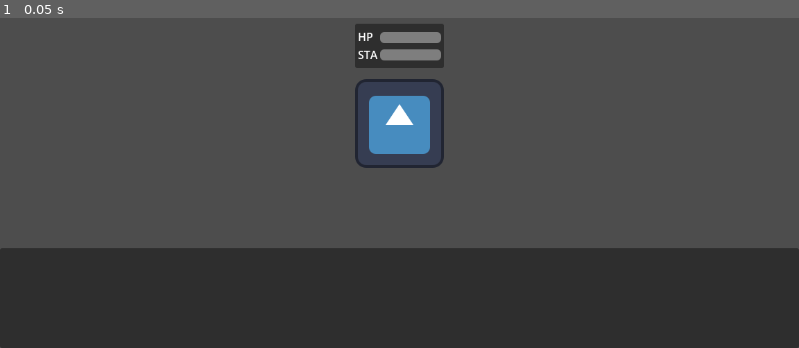
Above: before the commit, frame 1.
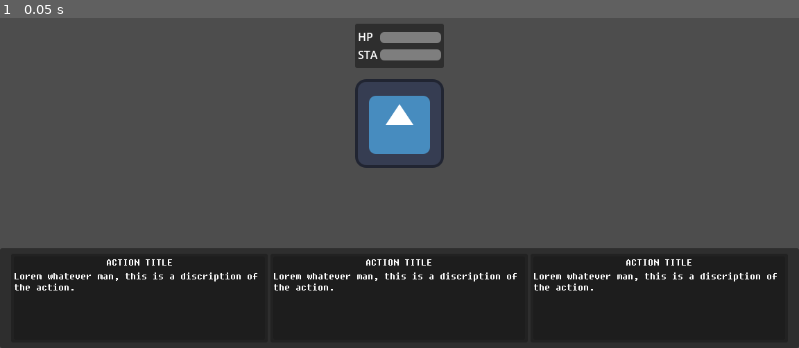
Above: after the commit, the same moment.

Repository: SuddenlySentient/Construct-1e
Game: Godot game, scene res://blank.tscn
Two runs of this game, one before a commit and one after it. Both use one fixed random seed, a clock stepped at 60 frames per second and the inputs below. Before the commit the project starts from res://blank_2d.tscn. The engine's default icon, where the game draws it, is replaced by a stand-in: a white triangle on a blue panel in a dark square.
Inputs:
- Up to frame 1 (0.05 s): no input

The runs differ from the first frame. In frame 1, 1.3% of the frame differs, in the area x 1-98%, y 73-83%.

Commit message:
Working on more UI, Getting the Action Bar working, I got the actions themselfs working but I'm having trouble getting the base control node itself to resize along with the screen

Diff:
--- /dev/null
+++ b/ActionPanel.tscn
@@ -0,0 +1,39 @@
+[gd_scene load_steps=2 format=3 uid="uid://des1shb1cc1e6"]
+
+[ext_resource type="PackedScene" uid="uid://fq3x5ja8e0k4" path="res://Assets/UI/ActionTab.tscn" id="1_sl3lq"]
+
+[node name="Action Panel" type="Panel"]
+anchors_preset = 7
+anchor_left = 0.5
+anchor_top = 1.0
+anchor_right = 0.5
+anchor_bottom = 1.0
+offset_left = -576.0
+offset_top = -144.0
+offset_right = 576.0
+grow_horizontal = 2
+grow_vertical = 0
+
+[node name="Action Container" type="HBoxContainer" parent="."]
+layout_mode = 1
+anchors_preset = 8
+anchor_left = 0.5
+anchor_top = 0.5
+anchor_right = 0.5
+anchor_bottom = 0.5
+offset_left = -560.0
+offset_top = -64.0
+offset_right = 560.0
+offset_bottom = 64.0
+grow_horizontal = 2
+grow_vertical = 2
+alignment = 1
+
+[node name="ActionTab" parent="Action Container" instance=ExtResource("1_sl3lq")]
+layout_mode = 2
+
+[node name="ActionTab2" parent="Action Container" instance=ExtResource("1_sl3lq")]
+layout_mode = 2
+
+[node name="ActionTab3" parent="Action Container" instance=ExtResource("1_sl3lq")]
+layout_mode = 2
--- /dev/null
+++ b/Assets/UI/ActionTab.tscn
@@ -0,0 +1,52 @@
+[gd_scene load_steps=2 format=3 uid="uid://fq3x5ja8e0k4"]
+
+[ext_resource type="Theme" uid="uid://1xlydkf3wdp6" path="res://Assets/UI/CONSTRUCT.tres" id="1_pwsix"]
+
+[node name="ActionTab" type="Panel"]
+custom_minimum_size = Vector2(128, 128)
+anchors_preset = 8
+anchor_left = 0.5
+anchor_top = 0.5
+anchor_right = 0.5
+anchor_bottom = 0.5
+offset_left = -64.0
+offset_top = -64.0
+offset_right = 64.0
+offset_bottom = 64.0
+grow_horizontal = 2
+grow_vertical = 2
+size_flags_horizontal = 3
+size_flags_vertical = 3
+theme = ExtResource("1_pwsix")
+
+[node name="PanelContainer" type="PanelContainer" parent="."]
+custom_minimum_size = Vector2(120, 120)
+layout_mode = 1
+anchors_preset = -1
+anchor_right = 1.0
+anchor_bottom = 1.0
+offset_left = 4.0
+offset_top = 4.0
+offset_right = -4.0
+offset_bottom = -4.0
+grow_horizontal = 2
+grow_vertical = 2
+theme = ExtResource("1_pwsix")
+
+[node name="VBoxContainer" type="VBoxContainer" parent="PanelContainer"]
+layout_mode = 2
+theme = ExtResource("1_pwsix")
+
+[node name="Label" type="Label" parent="PanelContainer/VBoxContainer"]
+layout_mode = 2
+size_flags_horizontal = 4
+size_flags_vertical = 0
+theme = ExtResource("1_pwsix")
+text = "Action Title"
+uppercase = true
+
+[node name="Description" type="RichTextLabel" parent="PanelContainer/VBoxContainer"]
+custom_minimum_size = Vector2(0, 96)
+layout_mode = 2
+theme = ExtResource("1_pwsix")
+text = "Lorem whatever man, this is a discription of the action."
--- /dev/null
+++ b/Assets/UI/CONSTRUCT.tres
@@ -0,0 +1,7 @@
+[gd_resource type="Theme" load_steps=2 format=3 uid="uid://1xlydkf3wdp6"]
+
+[ext_resource type="FontFile" uid="uid://cghs7mcljpjaw" path="res://Assets/UI/FSEX300.ttf" id="1_a470o"]
+
+[resource]
+default_font = ExtResource("1_a470o")
+default_font_size = 16
--- /dev/null
+++ b/Assets/UI/CombatUI.tscn
@@ -0,0 +1,18 @@
+[gd_scene load_steps=3 format=3 uid="uid://cfrnru54s2m0w"]
+
+[ext_resource type="Theme" uid="uid://1xlydkf3wdp6" path="res://Assets/UI/CONSTRUCT.tres" id="1_nqm7s"]
+[ext_resource type="PackedScene" uid="uid://des1shb1cc1e6" path="res://ActionPanel.tscn" id="2_6yq3i"]
+
+[node name="Combat UI" type="Control"]
+layout_mode = 3
+anchors_preset = 15
+anchor_right = 1.0
+anchor_bottom = 1.0
+offset_right = -1152.0
+offset_bottom = -648.0
+grow_horizontal = 2
+grow_vertical = 2
+theme = ExtResource("1_nqm7s")
+
+[node name="Action Panel" parent="." instance=ExtResource("2_6yq3i")]
+layout_mode = 1
--- a/Assets/UI/combat_ui.tscn
+++ /dev/null
@@ -1,36 +0,0 @@
-[gd_scene format=3 uid="uid://cfrnru54s2m0w"]
-
-[node name="Combat UI" type="Control"]
-layout_mode = 3
-anchors_preset = 15
-anchor_right = 1.0
-anchor_bottom = 1.0
-grow_horizontal = 2
-grow_vertical = 2
-
-[node name="Action Panel" type="Panel" parent="."]
-layout_mode = 1
-anchors_preset = 7
-anchor_left = 0.5
-anchor_top = 1.0
-anchor_right = 0.5
-anchor_bottom = 1.0
-offset_left = -576.0
-offset_top = -144.0
-offset_right = 576.0
-grow_horizontal = 2
-grow_vertical = 0
-
-[node name="Action Container" type="HBoxContainer" parent="Action Panel"]
-layout_mode = 1
-anchors_preset = 8
-anchor_left = 0.5
-anchor_top = 0.5
-anchor_right = 0.5
-anchor_bottom = 0.5
-offset_left = -560.0
-offset_top = -64.0
-offset_right = 560.0
-offset_bottom = 64.0
-grow_horizontal = 2
-grow_vertical = 2
--- /dev/null
+++ b/blank.tscn
@@ -0,0 +1,16 @@
+[gd_scene load_steps=3 format=3 uid="uid://dxcslekulpiji"]
+
+[ext_resource type="PackedScene" uid="uid://c7qi42ns3qb1v" path="res://Testo.tscn" id="1_fmf21"]
+[ext_resource type="PackedScene" uid="uid://cfrnru54s2m0w" path="res://Assets/UI/CombatUI.tscn" id="2_7ntpg"]
+
+[node name="BLANK" type="Node"]
+
+[node name="Charater" parent="." instance=ExtResource("1_fmf21")]
+position = Vector2(576, 324)
+
+[node name="Combat UI" parent="." instance=ExtResource("2_7ntpg")]
+offset_right = 0.0
+offset_bottom = 0.0
+
+[node name="Camera2D" type="Camera2D" parent="."]
+position = Vector2(576, 324)
--- a/blank_2d.tscn
+++ /dev/null
@@ -1,19 +0,0 @@
-[gd_scene load_steps=3 format=3 uid="uid://dxcslekulpiji"]
-
-[ext_resource type="PackedScene" uid="uid://c7qi42ns3qb1v" path="res://Testo.tscn" id="1_lnuu6"]
-[ext_resource type="PackedScene" uid="uid://cfrnru54s2m0w" path="res://Assets/UI/combat_ui.tscn" id="2_72rsk"]
-
-[node name="BLANK2d" type="Node2D"]
-
-[node name="Charater" parent="." instance=ExtResource("1_lnuu6")]
-
-[node name="Camera2D" type="Camera2D" parent="."]
-
-[node name="Combat UI" parent="Camera2D" instance=ExtResource("2_72rsk")]
-anchors_preset = 0
-anchor_right = 0.0
-anchor_bottom = 0.0
-offset_top = 324.0
-offset_bottom = 324.0
-grow_horizontal = 1
-grow_vertical = 1
--- a/project.godot
+++ b/project.godot
@@ -11,6 +11,6 @@
 [application]
 
 config/name="CONSTRUCT 1e"
-run/main_scene="res://blank_2d.tscn"
+run/main_scene="res://blank.tscn"
 config/features=PackedStringArray("4.2", "Forward Plus")
 config/icon="res://icon.svg"
Binary file added: Assets/UI/FSEX300.ttf
Not shown, added: Assets/UI/FSEX300.ttf.import
Not shown, added: Assets/UI/COND039.tmp
